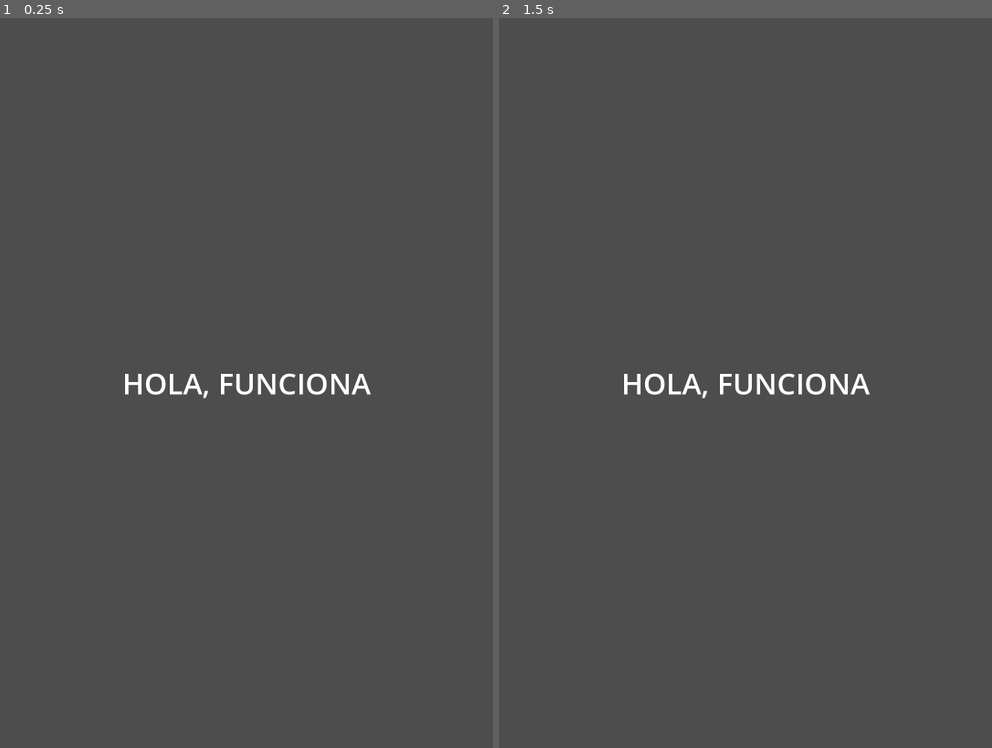
Above: before the commit, frames 1-2 (left to right).
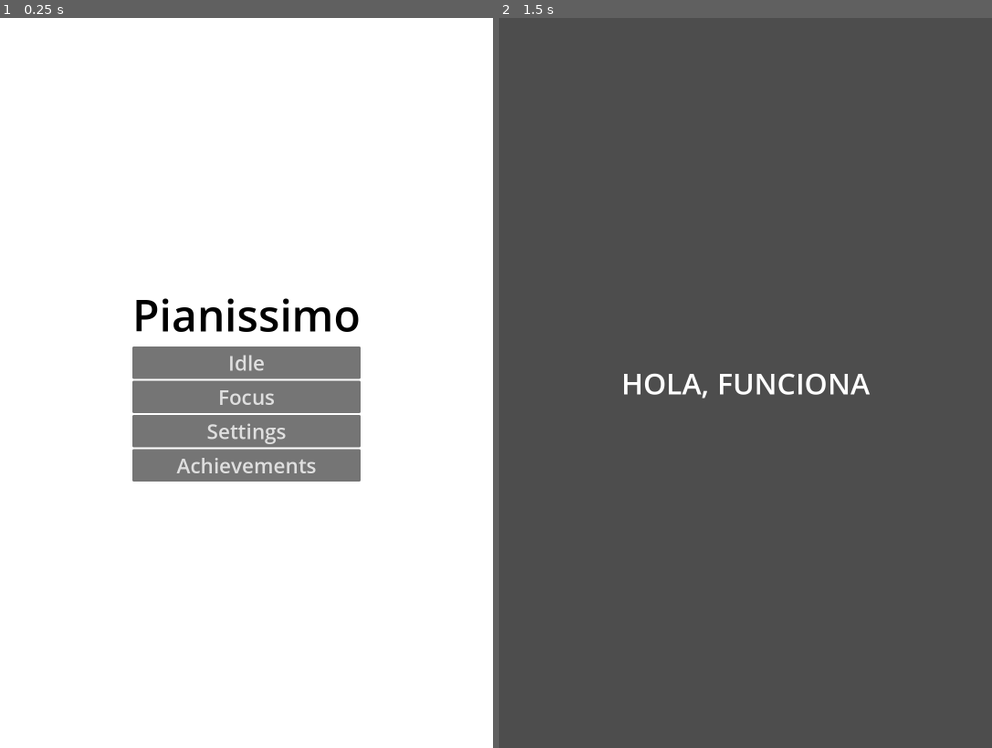
Above: after the commit, the same moments.

Repository: solsolet/MemoriaTFM
Game: Godot game, scene res://scenes/home/home.tscn
Same seed, same stepped clock (60 frames per second), same inputs: the game is played once before the commit and once after it. Before the commit the project starts from res://scenes/main/main.tscn.
Inputs (mouse positions are in pixels of both pictures, inside the frame that each line leads up to):
- Up to frame 1 (0.25 s): no input
- Up to frame 2 (1.5 s): click (745, 361) at 0.5 s, where only the run after the commit has a clickable "Idle"; tap Enter at 1.25 s

The runs differ from the first frame. In frame 1, 100% of the frame differs, in the area x 0-100%, y 0-100%; in frame 2, nothing differs.

Commit message:
feat: pantalla Home + Localització senzill

Diff:
--- /dev/null
+++ b/pianissimo/assets/i18n/translations.csv
@@ -0,0 +1,16 @@
+keys,ca,es,en
+GAME_TITLE,Pianissimo,Pianissimo,Pianissimo
+HOME_IDLE,Idle,Idle,Idle
+HOME_FOCUS,Focus,Focus,Focus
+HOME_ACHIEVEMENTS,Assoliments,Logros,Achievements
+HOME_LEADERBOARDS,Marcadors,Marcadores,Leaderboards
+HOME_CREDITS,Crèdits,Créditos,Credits
+INSTRUCTIONS_TITLE,"Com jugar","Cómo jugar","How to play"
+CREDITS_BODY,"[b]Fet per Gemma Sellés Lloret[/b]\n \nAlguns SFX son de Freesound sota la Llicència CC0\nAgraïments especials per a xxx","[b]Hecho por Gemma Sellés Lloret[/b]\n\nAlgunos SFX son de Freesound con Licencia CC0\nEspecial agradecimiento a xxx","[b]Made by Gemma Sellés Lloret[/b]\n\nSome SFX are from Freesound under CC0 License\nSpecial thanks to xxx"
+CREDITS_BUTTON,Enrere,Atrás,Back
+PAUSE_LABEL,Pausa,Pausa,Pause
+PAUSE_RESUME,Resume,Continua,Continua
+PAUSE_HOME,Inici,Inicio,Home
+SETTINGS,Configuració,Configuración,Settings
+SETTINGS_MUSIC,Música,Música,Music
+SETTINGS_SFX,SFX,SFX,SFX
--- a/pianissimo/project.godot
+++ b/pianissimo/project.godot
@@ -12,7 +12,7 @@
 
 config/name="Pianissimo"
 config/tags=PackedStringArray("android", "google_play_games_services", "ios")
-run/main_scene="uid://cn6a42umr04wt"
+run/main_scene="uid://d3xjva4n8hejr"
 config/features=PackedStringArray("4.5", "Mobile")
 config/icon="res://icon.svg"
 
@@ -22,6 +22,17 @@
 window/size/viewport_height=1920
 window/handheld/orientation=1
 
+[file_customization]
+
+folder_colors={
+"res://assets/": "pink",
+"res://scripts/": "teal"
+}
+
+[internationalization]
+
+locale/translations=PackedStringArray("res://assets/i18n/translations.ca.translation", "res://assets/i18n/translations.en.translation", "res://assets/i18n/translations.es.translation")
+
 [rendering]
 
 renderer/rendering_method="mobile"
--- /dev/null
+++ b/pianissimo/scenes/home/home.gd
@@ -0,0 +1,17 @@
+extends Control
+
+
+func _on_idle_button_pressed() -> void:
+	get_tree().change_scene_to_file("res://scenes/game/game.tscn")
+
+
+func _on_focus_button_pressed() -> void:
+	print("Focus mode coming soon")
+
+
+func _on_settings_button_pressed() -> void:
+	print("Settings coming soon")
+
+
+func _on_achievments_button_pressed() -> void:
+	print("Achievements coming soon")
--- /dev/null
+++ b/pianissimo/scenes/home/home.tscn
@@ -0,0 +1,70 @@
+[gd_scene load_steps=2 format=3 uid="uid://d3xjva4n8hejr"]
+
+[ext_resource type="Script" uid="uid://cjcoqsqh48w3s" path="res://scenes/home/home.gd" id="1_5q1ba"]
+
+[node name="Home" type="Control"]
+layout_mode = 3
+anchors_preset = 15
+anchor_right = 1.0
+anchor_bottom = 1.0
+grow_horizontal = 2
+grow_vertical = 2
+script = ExtResource("1_5q1ba")
+
+[node name="ColorRect" type="ColorRect" parent="."]
+layout_mode = 1
+anchors_preset = 15
+anchor_right = 1.0
+anchor_bottom = 1.0
+grow_horizontal = 2
+grow_vertical = 2
+
+[node name="VBoxContainer" type="VBoxContainer" parent="."]
+layout_mode = 1
+anchors_preset = 8
+anchor_left = 0.5
+anchor_top = 0.5
+anchor_right = 0.5
+anchor_bottom = 0.5
+offset_left = -20.0
+offset_top = -20.0
+offset_right = 20.0
+offset_bottom = 20.0
+grow_horizontal = 2
+grow_vertical = 2
+
+[node name="Title" type="Label" parent="VBoxContainer"]
+auto_translate_mode = 1
+layout_mode = 2
+theme_override_colors/font_color = Color(0, 0, 0, 1)
+theme_override_font_sizes/font_size = 96
+text = "GAME_TITLE"
+
+[node name="IdleButton" type="Button" parent="VBoxContainer"]
+auto_translate_mode = 1
+layout_mode = 2
+theme_override_font_sizes/font_size = 45
+text = "HOME_IDLE"
+
+[node name="FocusButton" type="Button" parent="VBoxContainer"]
+auto_translate_mode = 1
+layout_mode = 2
+theme_override_font_sizes/font_size = 45
+text = "HOME_FOCUS"
+
+[node name="SettingsButton" type="Button" parent="VBoxContainer"]
+auto_translate_mode = 1
+layout_mode = 2
+theme_override_font_sizes/font_size = 45
+text = "SETTINGS"
+
+[node name="AchievmentsButton" type="Button" parent="VBoxContainer"]
+auto_translate_mode = 1
+layout_mode = 2
+theme_override_font_sizes/font_size = 45
+text = "HOME_ACHIEVEMENTS"
+
+[connection signal="pressed" from="VBoxContainer/IdleButton" to="." method="_on_idle_button_pressed"]
+[connection signal="pressed" from="VBoxContainer/FocusButton" to="." method="_on_focus_button_pressed"]
+[connection signal="pressed" from="VBoxContainer/SettingsButton" to="." method="_on_settings_button_pressed"]
+[connection signal="pressed" from="VBoxContainer/AchievmentsButton" to="." method="_on_achievments_button_pressed"]
Binary file added: pianissimo/assets/i18n/translations.ca.translation
Not shown, added: pianissimo/assets/i18n/translations.csv.import
Binary file added: pianissimo/assets/i18n/translations.en.translation
Binary file added: pianissimo/assets/i18n/translations.es.translation
Renamed: pianissimo/scenes/main/main.tscn -> pianissimo/scenes/game/game.tscn
Not shown, added: pianissimo/scenes/home/home.gd.uid
Not shown, changed: VaultMemoria/.obsidian/workspace.json
Not shown, changed: VaultMemoria/Organitzacio/Kanban.md
